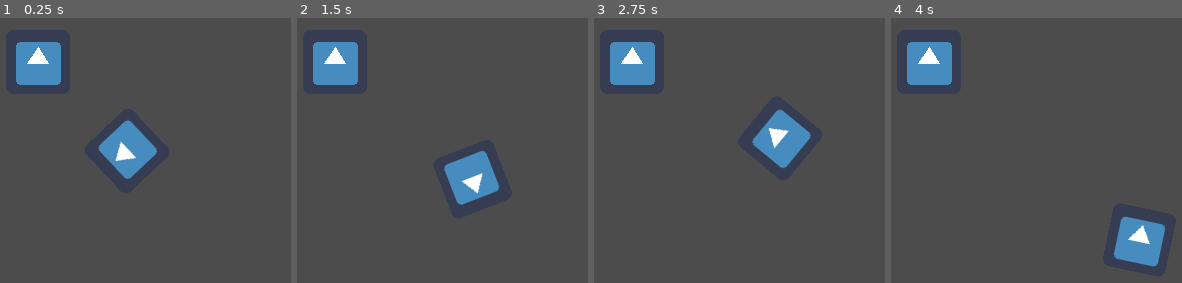
Above: before the commit, frames 1-4 (left to right).
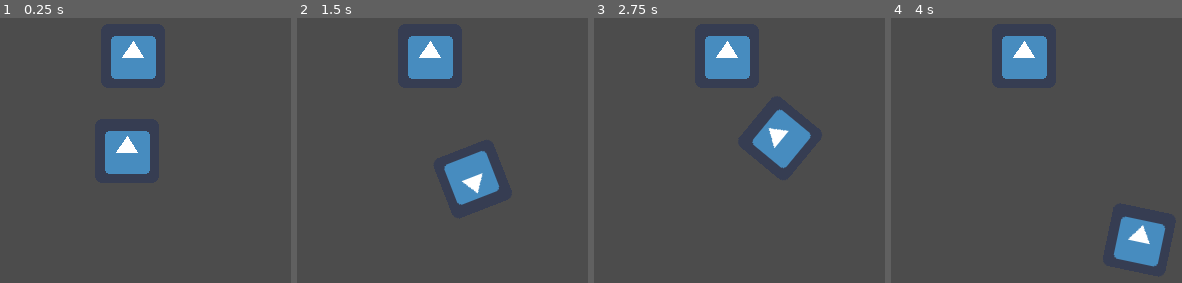
Above: after the commit, the same moments.

Repository: KortM/GodotStrategy2D
Game: Godot game, scene res://Main.tscn
Two runs of this game, one before a commit and one after it. Both use one fixed random seed, a clock stepped at 60 frames per second and the inputs below. The engine's default icon, where the game draws it, is replaced by a stand-in: a white triangle on a blue panel in a dark square.
Inputs (mouse positions are in pixels of both pictures, inside the frame that each line leads up to):
- Up to frame 1 (0.25 s): no input
- Up to frame 2 (1.5 s): tap Enter at 0.5 s; move the mouse to (561, 169) at 0.52 s; hold Right mouse button (click) 0.53-1.28 s; click (561, 169) at 0.8 s; tap Space at 1.25 s; move the mouse to (393, 208) at 1.27 s; click (393, 208) at 1.35 s
- Up to frame 3 (2.75 s): right-click (690, 208) at 1.55 s; tap Enter at 2 s; move the mouse to (809, 102) at 2.02 s; hold Right mouse button (click) from 2.03 s (still down); click (809, 102) at 2.3 s
- Up to frame 4 (4 s): tap Space at 2.75 s; move the mouse to (1048, 269) at 2.77 s; release Right mouse button (click) at 2.78 s; click (1048, 269) at 2.85 s; right-click (1048, 269) at 3.05 s; tap Enter at 3.5 s; move the mouse to (outside the picture) at 3.52 s; hold Right mouse button (click) from 3.53 s (still down); click (outside the picture) at 3.8 s

The runs differ from the first frame. In frame 1, 6.2% of the frame differs, in the area x 5-54%, y 6-61%; in frame 2, 5.0%; in frame 3, 5.0%; in frame 4, 5.0%.

Commit message:
Add move method

Diff:
--- a/Main.tscn
+++ b/Main.tscn
@@ -5,22 +5,22 @@
 [ext_resource path="res://Scripts/enemy_foot.gd" type="Script" id=3]
 
 [sub_resource type="RectangleShape2D" id=1]
-extents = Vector2( 29.5, 31 )
+extents = Vector2( 31.5, 30.5 )
 
 [node name="Node2D" type="Node2D"]
 
 [node name="unit_foot" parent="." instance=ExtResource( 1 )]
 
-[node name="enemy_foot" type="KinematicBody2D" parent="."]
-position = Vector2( 62, 72 )
+[node name="Area2D" type="Area2D" parent="."]
+position = Vector2( 157, 66 )
 script = ExtResource( 3 )
 
-[node name="CollisionShape2D" type="CollisionShape2D" parent="enemy_foot"]
-position = Vector2( -0.5, 0 )
+[node name="CollisionShape2D" type="CollisionShape2D" parent="Area2D"]
+position = Vector2( 0.5, 0.5 )
 shape = SubResource( 1 )
 
-[node name="Sprite" type="Sprite" parent="enemy_foot"]
+[node name="Sprite" type="Sprite" parent="Area2D"]
 texture = ExtResource( 2 )
 
-[node name="Position2D" type="Position2D" parent="enemy_foot"]
+[node name="Position2D" type="Position2D" parent="Area2D"]
 position = Vector2( 40, 0 )
--- a/Scripts/UnitMovement.gd
+++ b/Scripts/UnitMovement.gd
@@ -12,6 +12,7 @@
 	velocity = Vector2()
 	if Input.is_action_pressed("click"):
 		target = get_global_mouse_position()
+		look_at(get_global_mouse_position())
 	if event.is_action_pressed("fire"):
 		emit_signal("fire",Bullet, rotation, $cell.global_position)
 
@@ -20,7 +21,6 @@
 	if position.distance_to(target) > 50:
 		#velocity = velocity.normalized() * speed
 		velocity = move_and_slide(velocity)
-	look_at(get_global_mouse_position())
 	detect_enemy()
 
 func detect_enemy():
@@ -37,7 +37,7 @@
 
 func _on_unit_foot_fire(bullet, direction, location, target):
 	if is_fire:
-		var b = Bullet.instance()
+		var b = bullet.instance()
 		var main = get_tree().current_scene
 		get_parent().add_child(b)
 		b.rotation = direction
--- a/Scripts/enemy_foot.gd
+++ b/Scripts/enemy_foot.gd
@@ -1,10 +1,37 @@
-extends KinematicBody2D
+extends Area2D
 
-func detect_unit():
-	for i in get_slide_count():
-		var collider = get_slide_collision(i)
-		if collider.collider.name == 'unit_foot':
-			print('Enemy')
+onready var Bullet = preload("res://Prefubs/Bullet.tscn")
+var target = position
+var shoot_rate = 0.4
+var is_fire = true
+var velocity = Vector2.ZERO
+export var speed = 0.4
+
+func detect_unit(delta):
+	for i in get_overlapping_bodies():
+		if i.name == 'unit_foot':
+			#print('Enemy')
+			look_at(i.position)
+			if is_fire:
+				fire(i.global_position)
+			move(target, delta)
+
+
+
+func fire(target):
+	var main = get_tree().current_scene
+	var bullet = Bullet.instance()
+	main.add_child(bullet)
+	bullet.position = $Position2D.global_position
+	bullet.rotation = $Position2D.rotation
+	bullet.velocity = target.rotated(rotation)
+	is_fire = false
+	yield(get_tree().create_timer(shoot_rate), "timeout")
+	is_fire = true
+
+func move(target, delta):
+	velocity = target.rotated(rotation)
+	position += velocity * speed * delta
 
 func _physics_process(delta):
-	detect_unit()
+	detect_unit(delta)
